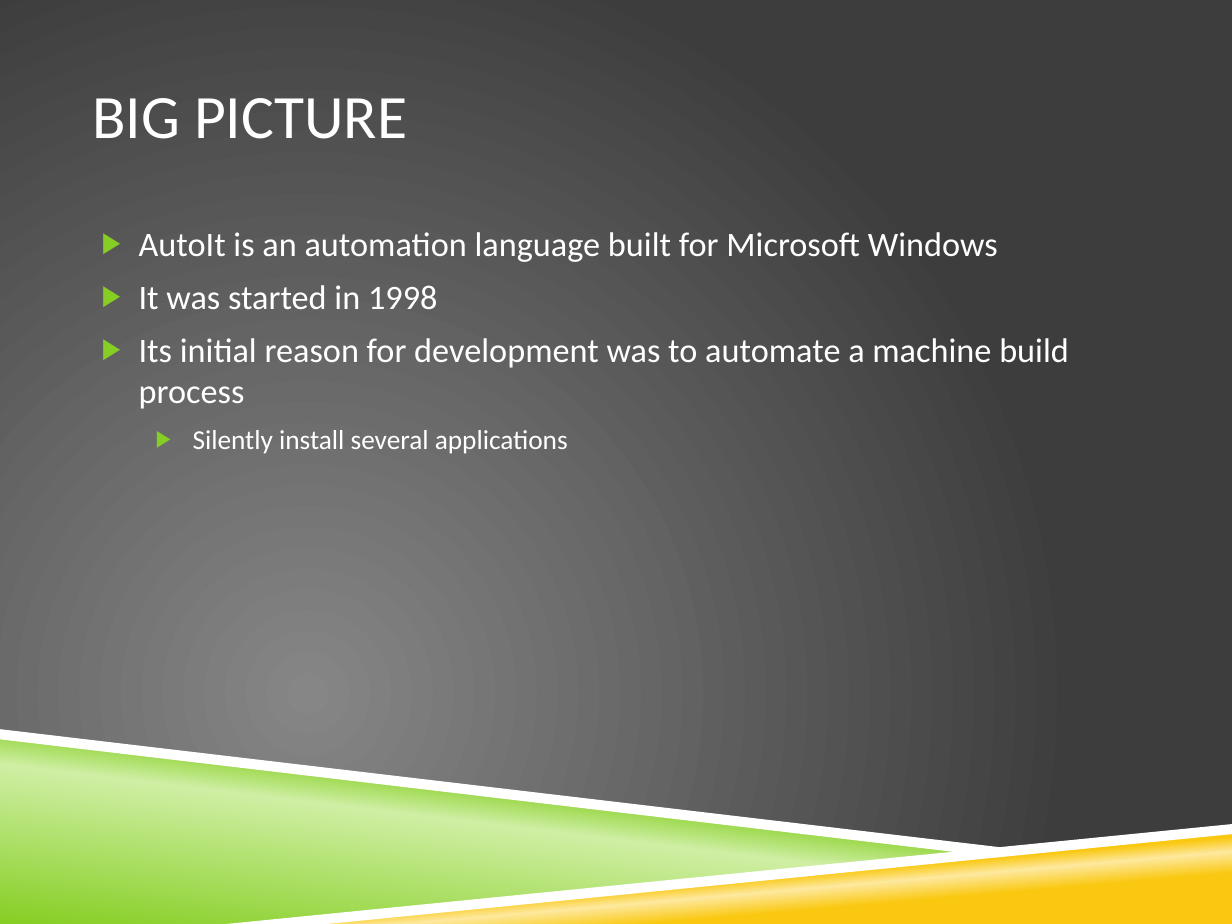
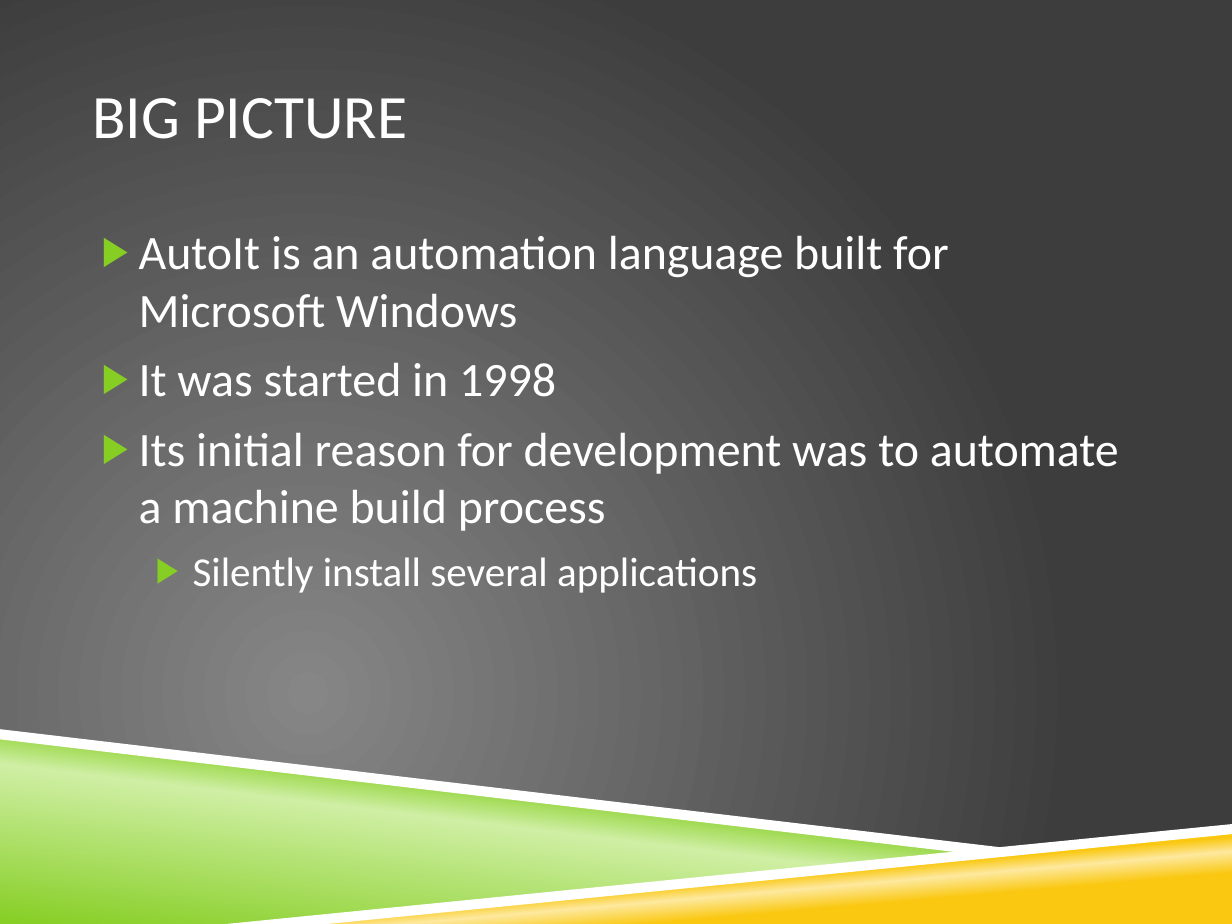
Before and after one commit to krobison/csci400_project, a slide deck: slide 2 of LanguageExplore.pptx. Drawn at 1232x924 pixels with LibreOffice and Linux fonts; fonts in the diff are those of the drawing; background and template pictures are left out. Boxes give left, top, right and bottom in pixels: in the first picture for what was removed or moved away, otherwise in the second. Text is boxed around its words. In the diff, an @@ line names an element or a change of style, - is before the commit and + after.

Commit message:
modified presentation 1

```diff
--- a/LanguageExplore.pptx
+++ b/LanguageExplore.pptx
@@ text "AutoIt is an automation language ..." at box(139, 235, 1119, 593): size 20 to 28 pt in "AutoIt is an automation language built for ...", "It was started in 1998", "Its initial reason for development was to ..."; size 16 to 24 pt in "Silently install several applications" @@
```
Also in this commit, not shown: 1 slide added, 1 slide removed.
